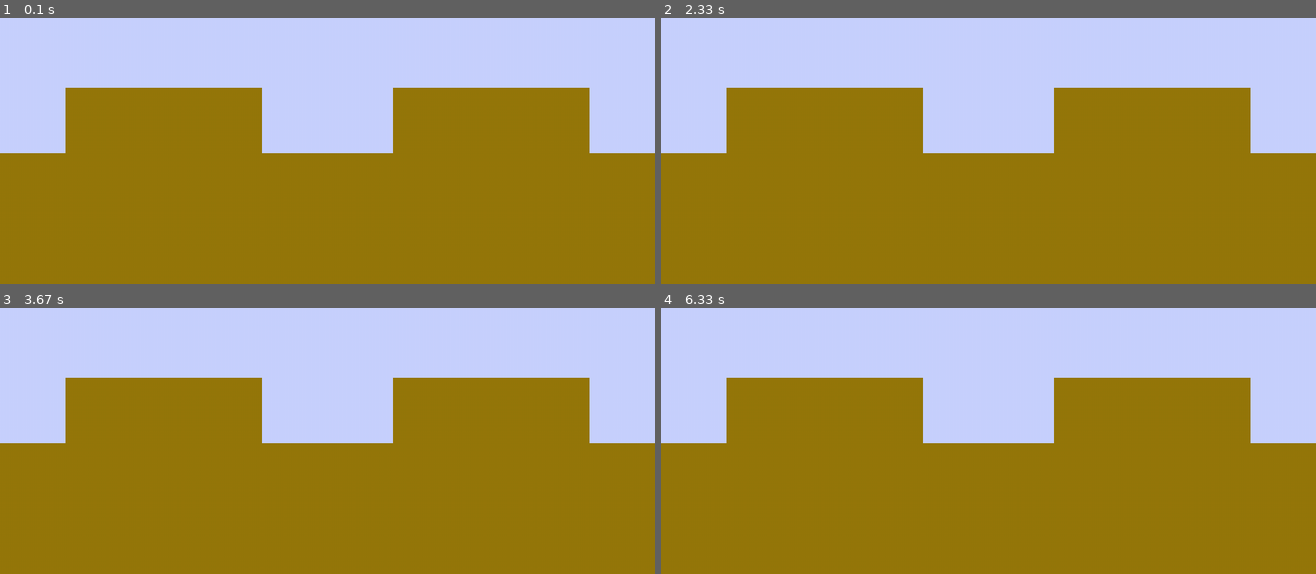
Above: before the commit, frames 1-4 (two rows, left to right).
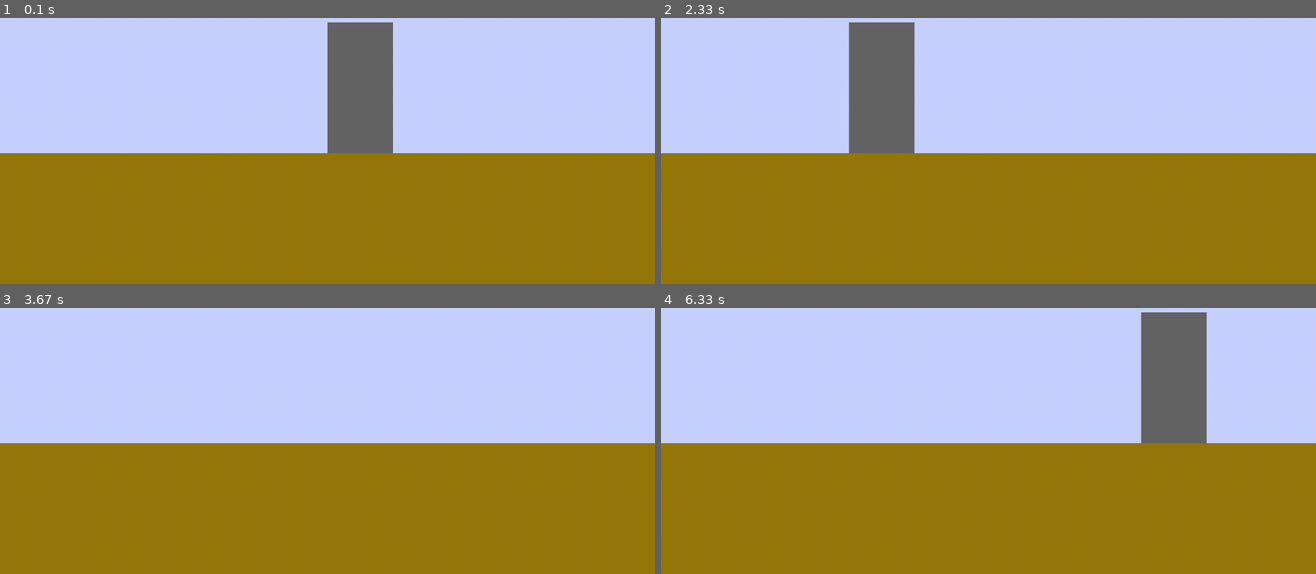
Above: after the commit, the same moments.

Repository: sd18spring/InteractiveProgramming
Game: pygame game, started from main.py
The game is run twice, just before and just after one commit, with the same random seed, the same clock (stepped at 60 frames per second) and the same inputs.
Inputs:
- Up to frame 1 (0.1 s): no input
- Up to frame 2 (2.33 s): hold Right 0.33-0.8 s; hold Up 0.83-1.13 s; hold Left 1.67-2.2 s; hold Down from 2.23 s (still down)
- Up to frame 3 (3.67 s): release Down at 2.53 s; hold Left 2.57-2.97 s
- Up to frame 4 (6.33 s): hold Right 5.8-6.27 s; hold Left from 6.3 s (still down)

The runs differ from the first frame. In frame 1, 20% of the frame differs, in the area x 10-90%, y 1-51%; in frame 2, 17%; in frame 3, 15%; in frame 4, 17%.

Commit message:
physics fixedand visualized, acceleration added

Diff:
--- a/GameView.py
+++ b/GameView.py
@@ -15,5 +15,5 @@
         self.screen.fill(pygame.Color(200,210,255))
         for t in self.model.terrains:
             pygame.draw.rect(self.screen, pygame.Color(150,120,10), pygame.Rect(t.pos[0],t.pos[1],t.size[0], t.size[1]))
-
+        pygame.draw.rect(self.screen, pygame.Color(100,100,100), pygame.Rect(self.model.char.pos_x, self.model.char.pos_y, self.model.char.width, self.model.char.height))
         pygame.display.update()
--- a/character.py
+++ b/character.py
@@ -1,29 +1,26 @@
 class Character:
-    def __init__(self, label
+    def __init__(self, pos_x = 0, pos_y = 0, label = "blank",
                      attack = 10,
                      defense = 10,
                      weight = 10,
                      jump_vel = 10,
-                     speed = 10,
-                     pos_x = 0,
-                     pos_y = 0,
-                     width = 10
-                     height = 25
+                     acceleration = .1,
+                     width = 100,
+                     height = 200,
                      max_health = 100):
         self.label = label
         self.attack = attack
         self.defense = defense
         self.weight = weight
         self.jump_vel = jump_vel
-        self.speed = speed
         self.pos_x = pos_x
         self.pos_y = pos_y
         self.width = width
         self.height = height
         self.health = max_health
+        self.vel_x = 0
         self.vel_y = 0
-
-
+        self.acc_x = acceleration
         self.lives = 3
 
     def __str__(self):
@@ -32,7 +29,7 @@
         output += "\ndefense: " + str(self.defense)
         output += "\nweight: " + str(self.weight)
         output += "\njump vel: " + str(self.jump_vel)
-        output += "\nspeed: " + str(self.speed)
+        output += "\nspeed: " + str(self.acc_x)
         output += "\nwidth: " + str(self.width)
         output += "\nheight: " + str(self.height)
         output += "\nhealth: " + str(self.health)
@@ -43,10 +40,10 @@
         checks to see if character is in the air, or supported by terrain
         *args are (probably) terrain objects and their coordinates
         """
-        for pos_y in args:
-            if self.pos_y == pos_y and self.:
-                return False
-        return True
+        #for pos_y in args:
+            #if self.pos_y == pos_y and self.:
+                #return False
+        #return True
 
     def alive(self):
         """
@@ -54,9 +51,21 @@
         """
         return self.health > 0
 
-    def move(self, direction):
+    def accelerate(self, direction):
+        """
+        updates the acceleration of the character, for movement on each frame
+        when there is no movement, acceleration = 0
+        direction is -1 or 1
+        """
+        print("ha")
+        self.vel_x += self.acc_x * direction
+        if self.vel_x > 5:
+            self.vel_x = 5
+        if self.vel_x < -5:
+            self.vel_x = -5
+    def move(self):
         """
         updates the position of the character laterally.
         direction is either -1 or 1
         """
-        if self.pos_x += direction * self.speed
+        self.pos_x += self.vel_x
--- a/main.py
+++ b/main.py
@@ -5,13 +5,47 @@
 import time
 if __name__ == "__main__":
     model = model.Model()
-    print(model.terrains[0])
     view = GameView.GameView(model, (1000,1000))
     running = True
+    left, up, down, right = False, False, False, False
     while running:
             for event in pygame.event.get():
                 if event.type == QUIT:
                     running = False
             time.sleep(.001)
             view.draw()
+            if event.type == KEYDOWN:
+                if event.key == pygame.K_LEFT:
+                    left = True
+                if event.key == pygame.K_RIGHT:
+                    right = True
+                if event.key == pygame.K_UP:
+                    up = True
+                if event.key == pygame.K_DOWN:
+                    down = True
+            if event.type == KEYUP:
+                if event.key == pygame.K_LEFT:
+                    left = False
+                if event.key == pygame.K_RIGHT:
+                    right = False
+                if event.key == pygame.K_UP:
+                    up = False
+                if event.key == pygame.K_DOWN:
+                    down = False
+            if(left):
+                model.char.accelerate(-1)
+            if(right):
+                model.char.accelerate(1)
+            if(right == False and left == False):
+                if(model.char.vel_x > 0):
+                    model.char.accelerate(-1)
+                    if(model.char.vel_x < 0):
+                        model.char.vel_x = 0
+                elif(model.char.vel_x < 0):
+                    model.char.accelerate(1)
+                    if(model.char.vel_x < 0):
+                        model.char.vel_x = 0
+            print(model.char.vel_x)
+            model.char.move()
+
     pygame.quit
--- a/model.py
+++ b/model.py
@@ -1,4 +1,4 @@
-#import character
+import character
 import terrain
 import random
 class Model:
@@ -8,8 +8,9 @@
         for i in range(10):
             for j in range(3):
                 self.terrains.append(terrain.Terrain((i * 100,1000 - j * 100)))
-        for i in range(10):
-            if(random.randint(1,2) == 2):
-                self.terrains.append(terrain.Terrain((i * 100,1000 - 3 * 100)))
+        #for i in range(10):
+        #    if(random.randint(1,2) == 2):
+        #        self.terrains.append(terrain.Terrain((i * 100,1000 - 3 * 100)))
+        self.char = character.Character(500, 600)
     def gravity(self, game_object):
         game_object.yvel += self.g
